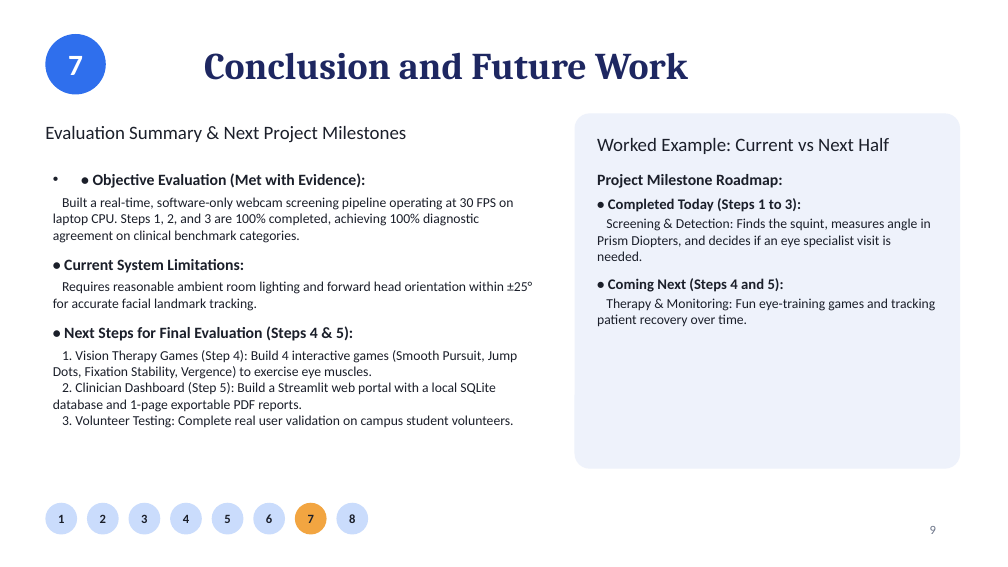
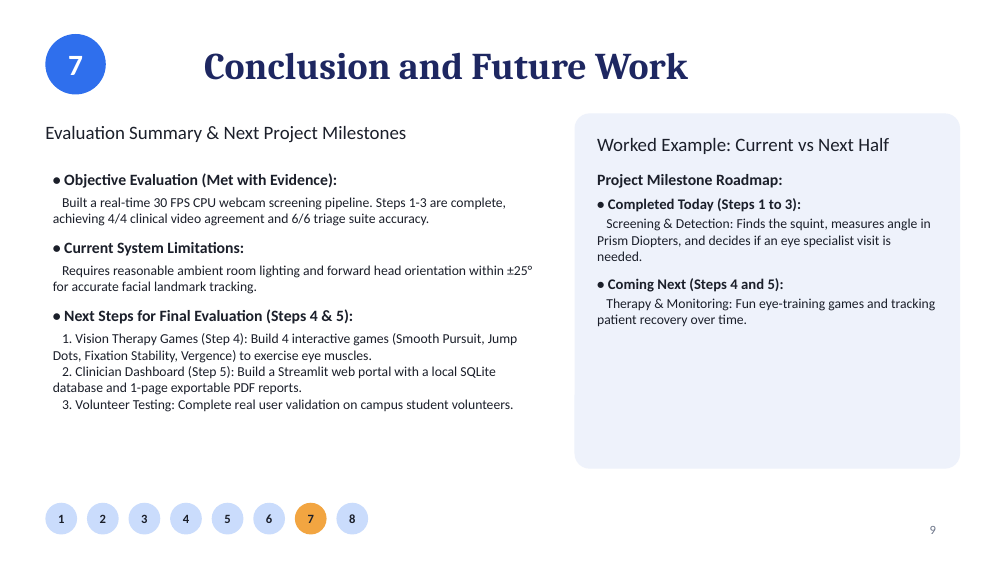
Before and after one commit to ganesh07365/eye-gaze-strabismus, a slide deck: slide 9 of BTP_Evaluation2_Strabismus_Screening.pptx. Drawn at 1008x567 pixels with LibreOffice and Linux fonts; fonts in the diff are those of the drawing. Boxes give left, top, right and bottom in pixels: in the first picture for what was removed or moved away, otherwise in the second. Text is boxed around its words. In the diff, an @@ line names an element or a change of style, - is before the commit and + after.

Commit message:
fix(triage): handle Angle Kappa in result engine and sync report/presentation docs

```diff
--- a/BTP_Evaluation2_Strabismus_Screening.pptx
+++ b/BTP_Evaluation2_Strabismus_Screening.pptx
@@ text at bbox=[64, 173, 337, 188]: bullet • to none @@
@@ text at bbox=[53, 197, 506, 226]: text changed @@
-Built a real-time, software-only webcam screening pipeline operating at 30 FPS on laptop CPU. Steps 1, 2, and 3 are 100% completed, achieving 100% diagnostic agreement on clinical benchmark categories.
+Built a real-time 30 FPS CPU webcam screening pipeline. Steps 1-3 are complete, achieving 4/4 clinical video agreement and 6/6 triage suite accuracy.
```
Also in this commit, not shown: 5 other slides changed, 10 other files.
